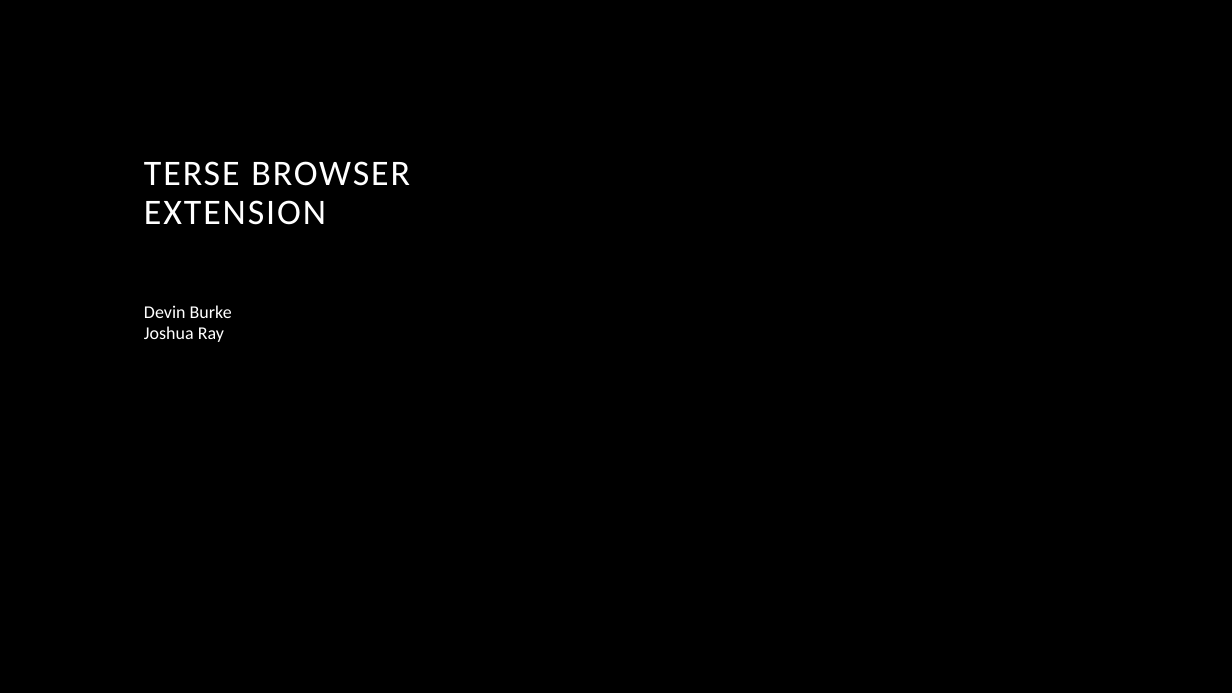
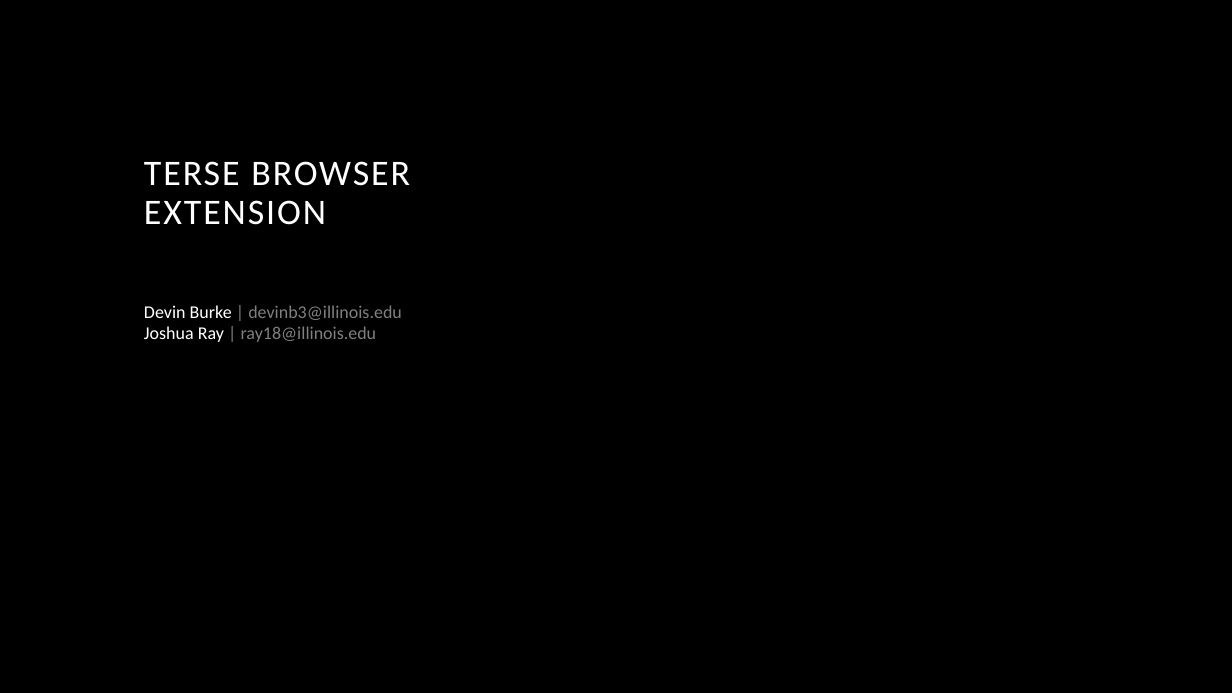
Before and after one commit to devinsburke/CourseProject, a slide deck: slide 1 of Presentation.pptx. Drawn at 1232x693 pixels with LibreOffice and Linux fonts; fonts in the diff are those of the drawing; background and template pictures are left out. Boxes give left, top, right and bottom in pixels: in the first picture for what was removed or moved away, otherwise in the second. Text is boxed around its words. In the diff, an @@ line names an element or a change of style, - is before the commit and + after.

```diff
--- a/Presentation.pptx
+++ b/Presentation.pptx
@@ text at [144, 305, 402, 342]: text changed; text colour #FFFFFF to #808080 @@
-Devin Burke
-Joshua Ray
+Devin Burke | devinb3@illinois.edu
+Joshua Ray | ray18@illinois.edu
```
Also in this commit, not shown: 4 other slides changed.
